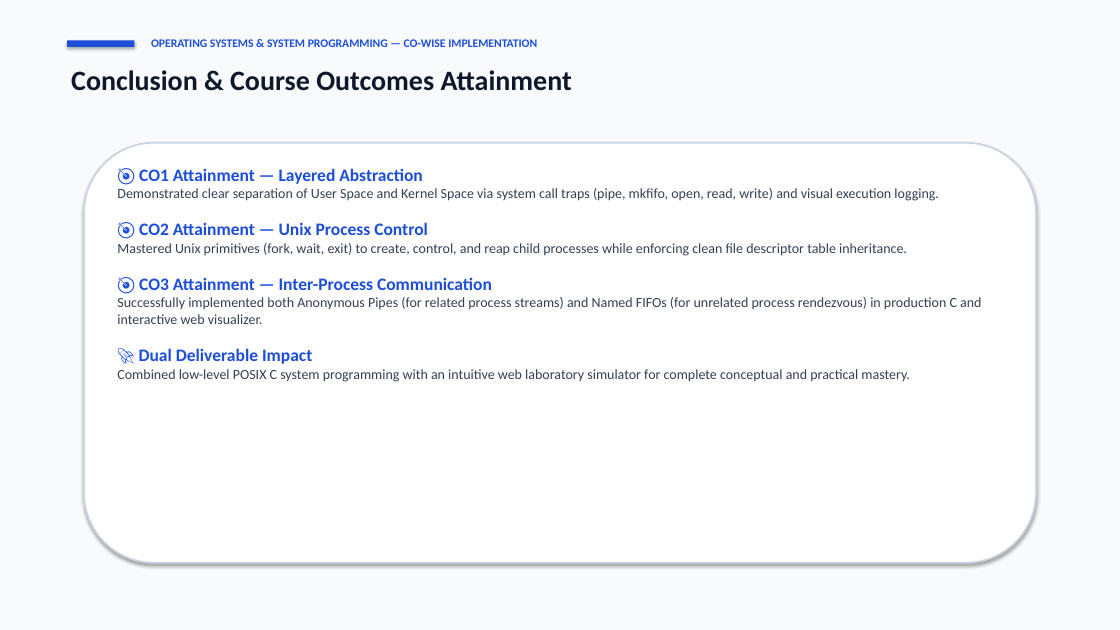
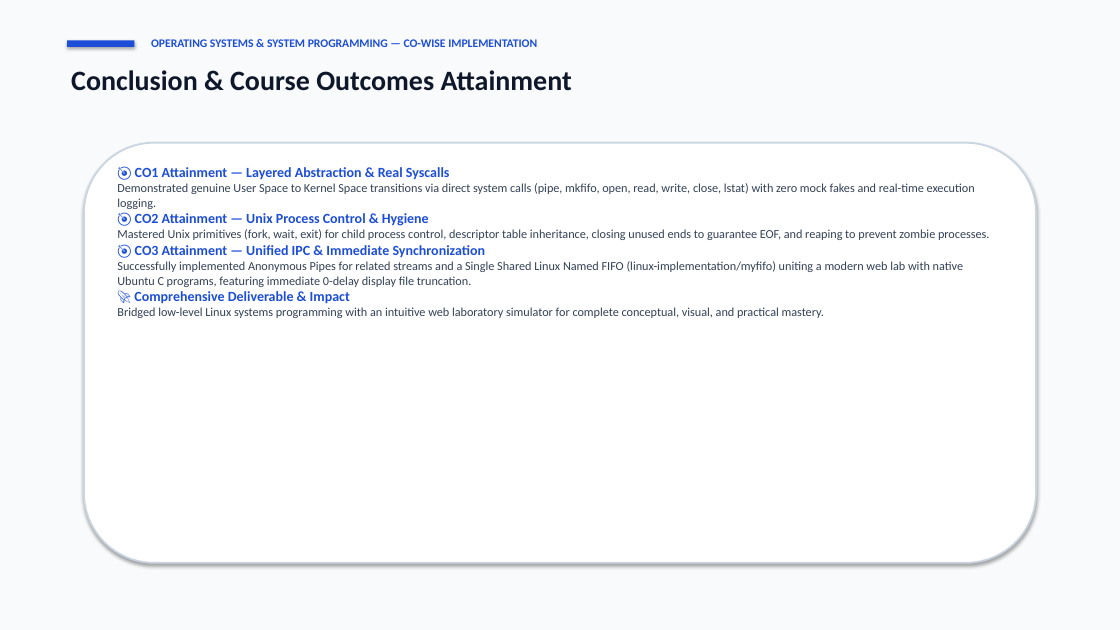
Before and after one commit to GJashwanthReddy/OCTO_OSSP, a slide deck: slide 10 of OCTO_OSSP-Project/OSSP_IPC_Project_Presentation.pptx. Drawn at 1120x630 pixels with LibreOffice and Linux fonts; fonts in the diff are those of the drawing. Boxes give left, top, right and bottom in pixels: in the first picture for what was removed or moved away, otherwise in the second. Text is boxed around its words. In the diff, an @@ line names an element or a change of style, - is before the commit and + after.

Commit message:
Update presentation PPTX and slide deck with shared Linux FIFO, real-time backend bridge, and immediate file truncation

```diff
--- a/OCTO_OSSP-Project/OSSP_IPC_Project_Presentation.pptx
+++ b/OCTO_OSSP-Project/OSSP_IPC_Project_Presentation.pptx
@@ text at (x1=117, y1=167, x2=989, y2=318): text changed; size 12 to 10.5 pt @@
-🎯 CO1 Attainment — Layered Abstraction
-Demonstrated clear separation of User Space and Kernel Space via system call traps (pipe, mkfifo, open, read, write) and visual execution logging.
-🎯 CO2 Attainment — Unix Process Control
-Mastered Unix primitives (fork, wait, exit) to create, control, and reap child processes while enforcing clean file descriptor table inheritance.
-🎯 CO3 Attainment — Inter-Process Communication
-Successfully implemented both Anonymous Pipes (for related process streams) and Named FIFOs (for unrelated process rendezvous) in production C and interactive web visualizer.
-🚀 Dual Deliverable Impact
-Combined low-level POSIX C system programming with an intuitive web laboratory simulator for complete conceptual and practical mastery.
+🎯 CO1 Attainment — Layered Abstraction & Real Syscalls
+Demonstrated genuine User Space to Kernel Space transitions via direct system calls (pipe, mkfifo, open, read, write, close, lstat) with zero mock fakes and real-time execution logging.
+🎯 CO2 Attainment — Unix Process Control & Hygiene
+Mastered Unix primitives (fork, wait, exit) for child process control, descriptor table inheritance, closing unused ends to guarantee EOF, and reaping to prevent zombie processes.
+🎯 CO3 Attainment — Unified IPC & Immediate Synchronization
+Successfully implemented Anonymous Pipes for related streams and a Single Shared Linux Named FIFO (linux-implementation/myfifo) uniting a modern web lab with native Ubuntu C programs, featuring immediate 0-delay display file truncation.
+🚀 Comprehensive Deliverable & Impact
+Bridged low-level Linux systems programming with an intuitive web laboratory simulator for complete conceptual, visual, and practical mastery.
```
Also in this commit, not shown: 6 other slides changed, 3 slides added, 1 slide removed, 2 other files.
